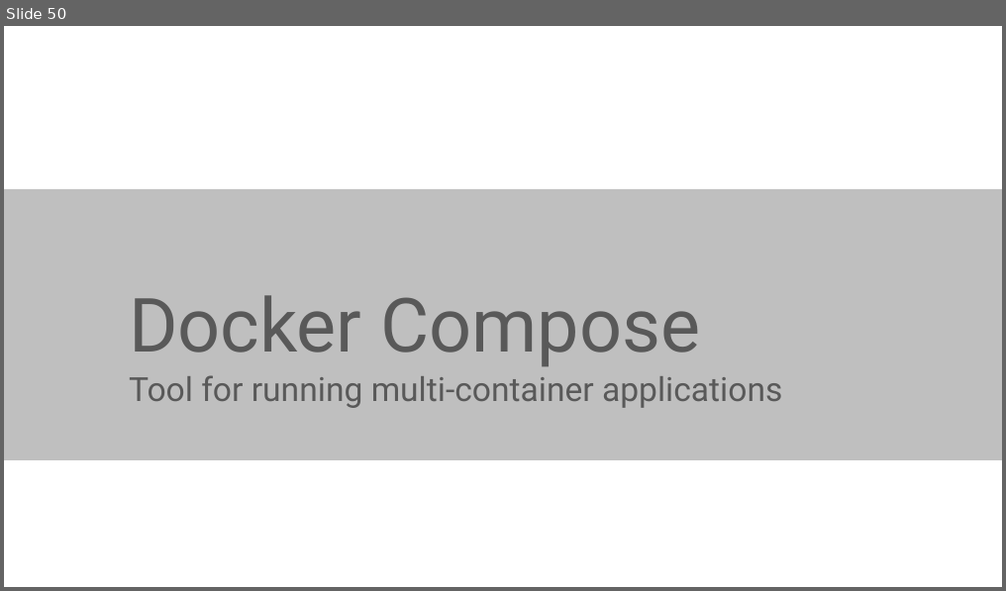
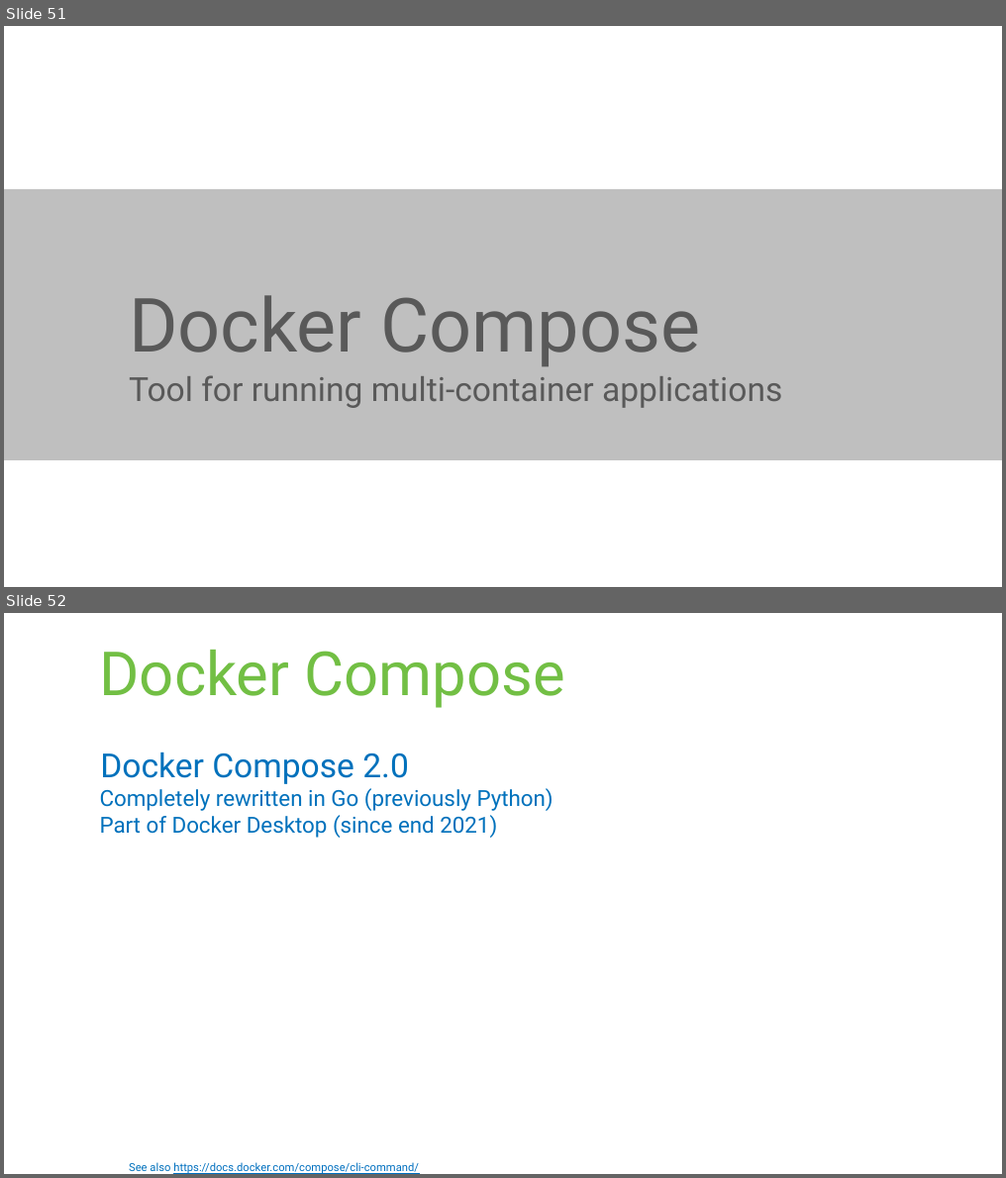
Before and after one commit to rstropek/DockerVS2015Intro, a slide deck: slides/Docker-Workshop.pptx. Shown one above the other, each under a label of ours: slide 50 before the commit, slides 51 and 52 after it. The pictures are 1006x591 and 1006x1178 pixels, drawn with LibreOffice and Linux fonts; fonts in the diff are those of the drawing. Boxes give left, top, right and bottom in pixels: in the first picture for what was removed or moved away, otherwise in the second. Text is boxed around its words. In the diff, an @@ line names an element or a change of style, - is before the commit and + after.

```diff
--- a/slides/Docker-Workshop.pptx
+++ b/slides/Docker-Workshop.pptx
@@ slide 52 added at bbox=[4, 613, 1002, 1174], background #FFFFFF @@
@@ title added at bbox=[100, 650, 565, 708], 44 pt, text #72BF44 @@
+Docker Compose
@@ text added at bbox=[100, 752, 553, 838], 16 pt, text #0071BC @@
+Docker Compose 2.0
+  Completely rewritten in Go (previously Python)
+  Part of Docker Desktop (since end 2021)
@@ text added at bbox=[129, 1162, 419, 1174], 8 pt, text #0070C0, underline @@
+See also https://docs.docker.com/compose/cli-command/
@@ what was slide 50 is now slide 51 @@
```
Also in this commit, not shown: 7 slides changed, 1 other slide added.
